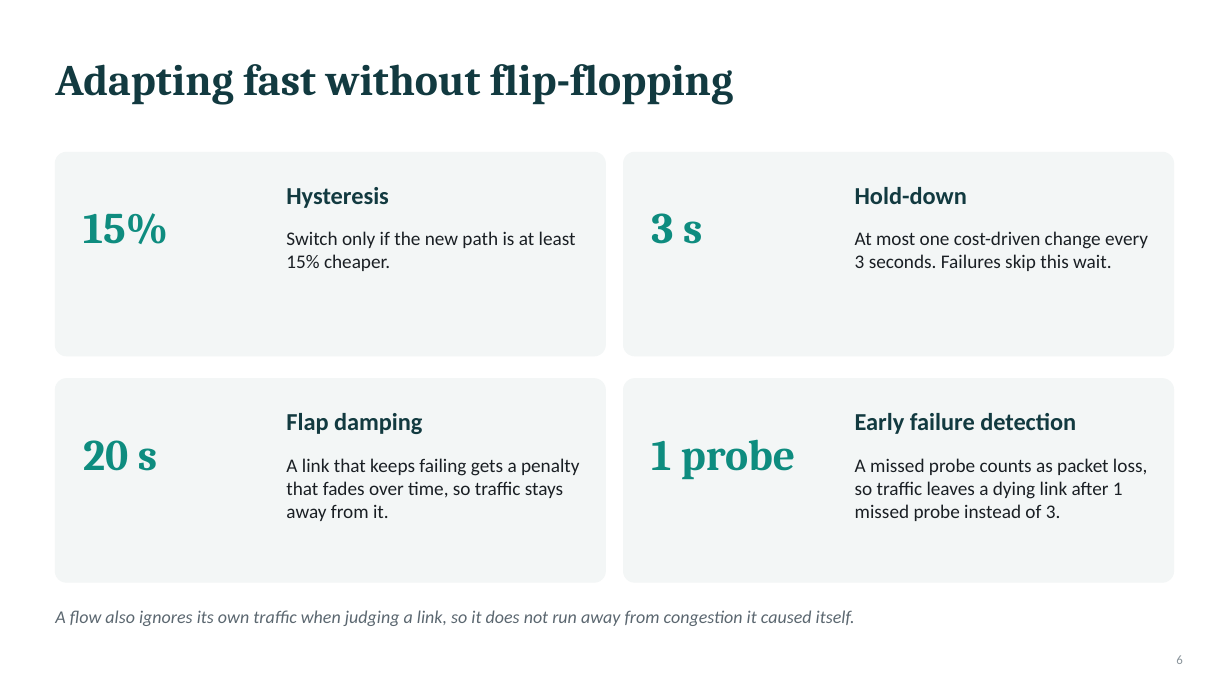
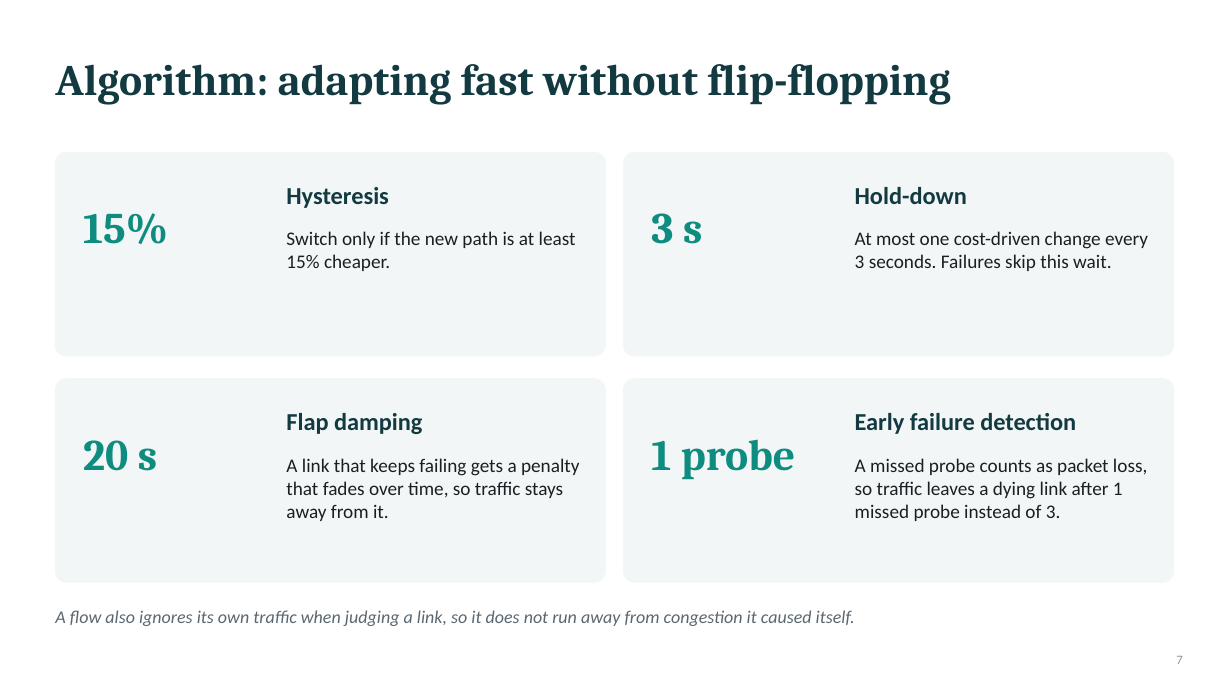
Before and after one commit to nehadamani0909/F2_Team18, a slide deck: slide 7 of submission/F2_Team18_PPT.pptx (slide 6 before the commit). Drawn at 1232x693 pixels with LibreOffice and Linux fonts; fonts in the diff are those of the drawing. Boxes give left, top, right and bottom in pixels: in the first picture for what was removed or moved away, otherwise in the second. Text is boxed around its words. In the diff, an @@ line names an element or a change of style, - is before the commit and + after.

```diff
--- a/submission/F2_Team18_PPT.pptx
+++ b/submission/F2_Team18_PPT.pptx
@@ title at [55,64,951,105]: text changed @@
-Adapting fast without flip-flopping
+Algorithm: adapting fast without flip-flopping
@@ page number at [1176,656,1182,664]: text changed @@
-6
+7
```
Also in this commit, not shown: 11 other slides changed, 4 slides added, 2 other files.
